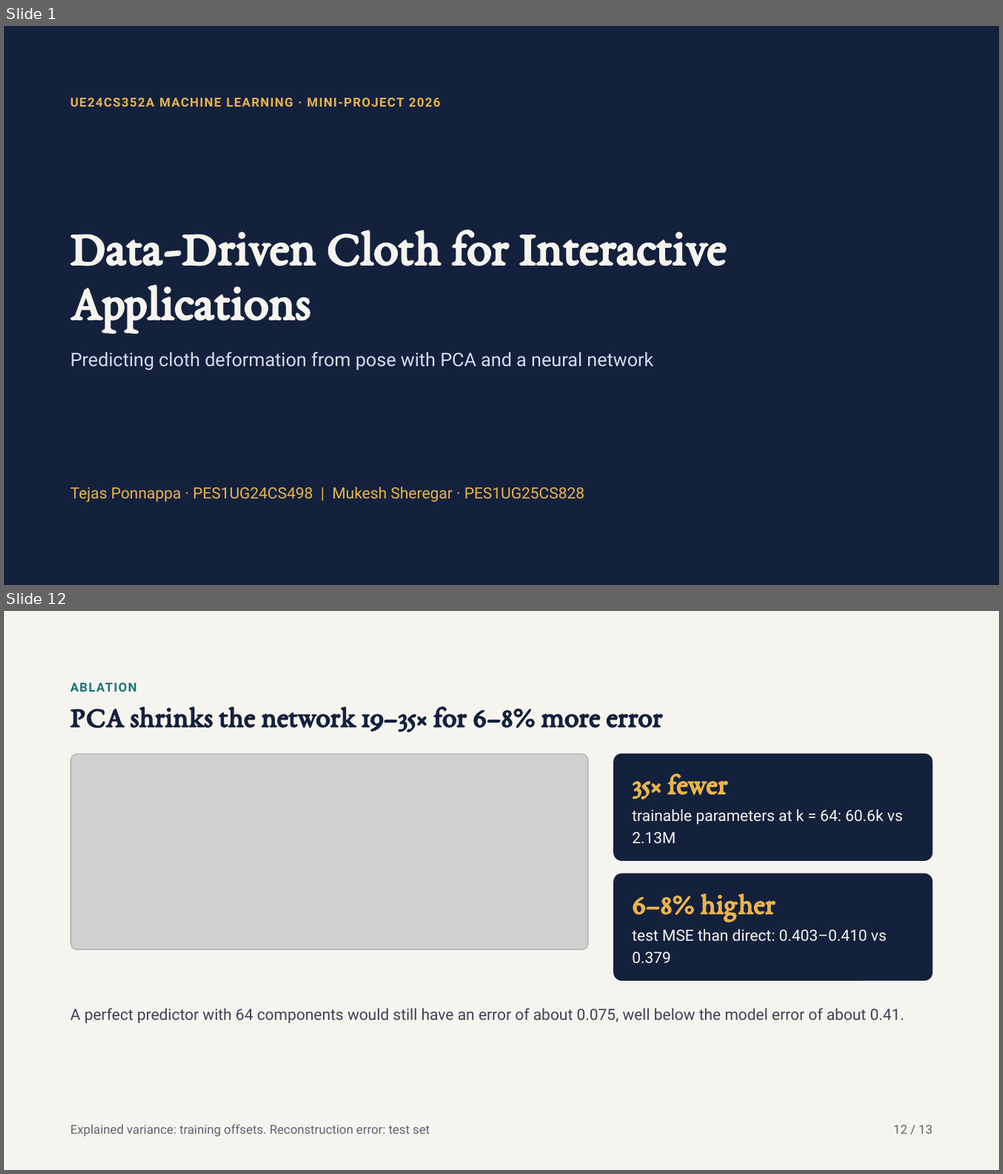
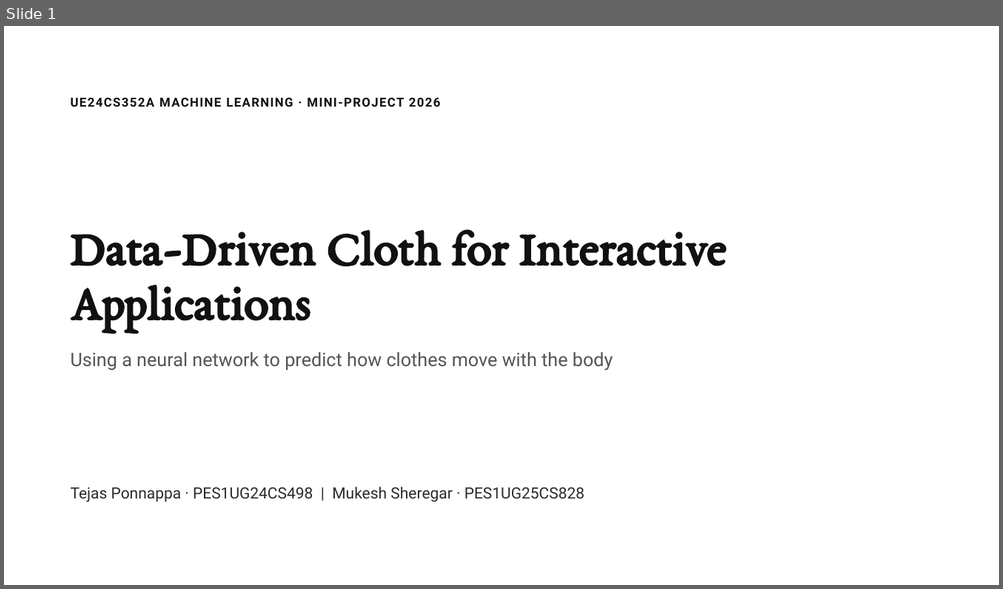
Before and after one commit to TejasPonnappa/data-driven-cloth-ml, a slide deck: docs/Data-Driven Cloth ML Mini-Project.pptx. Shown one above the other, each under a label of ours: slides 1 and 12 before the commit, slide 1 after it; the slides between them are not shown. The pictures are 1003x1174 and 1003x589 pixels, drawn with LibreOffice and Linux fonts; fonts in the diff are those of the drawing; grey boxes stand for pictures. Boxes give left, top, right and bottom in pixels: in the first picture for what was removed or moved away, otherwise in the second. Text is boxed around its words. In the diff, an @@ line names an element or a change of style, - is before the commit and + after.

```diff
--- a/docs/Data-Driven Cloth ML Mini-Project.pptx
+++ b/docs/Data-Driven Cloth ML Mini-Project.pptx
@@ slide 12 removed at (4, 611, 999, 1170), background #F6F4EE @@
@@ text removed at (71, 683, 137, 692) @@
-ABLATION
@@ title removed at (71, 706, 663, 732) @@
-PCA shrinks the network 19–35× for 6–8% more error
@@ rounded rectangle removed at (71, 754, 588, 951) @@
@@ rounded rectangle removed at (71, 754, 588, 950) @@
@@ picture removed at (71, 755, 588, 950) @@
@@ rounded rectangle removed at (614, 754, 933, 861) @@
@@ text removed at (632, 774, 727, 800) @@
-35× fewer
@@ text removed at (632, 809, 902, 843) @@
-trainable parameters at k = 64: 60.6k vs 2.13M
@@ rounded rectangle removed at (614, 874, 933, 981) @@
@@ text removed at (632, 894, 775, 922) @@
-6–8% higher
@@ text removed at (632, 929, 886, 963) @@
-test MSE than direct: 0.403–0.410 vs 0.379
@@ text removed at (71, 1008, 904, 1024) @@
-A perfect predictor with 64 components would still have an error of about 0.075, well below the model error of about 0.41.
@@ text removed at (71, 1125, 430, 1137) @@
-Explained variance: training offsets. Reconstruction error: test set
@@ text removed at (893, 1125, 932, 1134) @@
-12 / 13
@@ slide 1 changed as well @@
@@ background #14213D to #FFFFFF @@
@@ text "UE24CS352A MACHINE LEARNING · MINI-PROJECT ..." at (71, 98, 441, 107): text colour #E9B44C to #111111 @@
@@ title "Data-Driven Cloth for Interactive Applications" at (71, 230, 726, 332): text colour #F6F4EE to #111111 @@
@@ text at (71, 352, 613, 371): text changed; text colour #D5DCE8 to #555555 @@
-Predicting cloth deformation from pose with PCA and a neural network
+Using a neural network to predict how clothes move with the body
@@ text "Tejas Ponnappa · PES1UG24CS498 | ..." at (71, 487, 584, 503): text colour #E9B44C to #2B2B2B @@
```
Also in this commit, not shown: 1 other slide changed, 8 slides added, 10 other slides removed.
